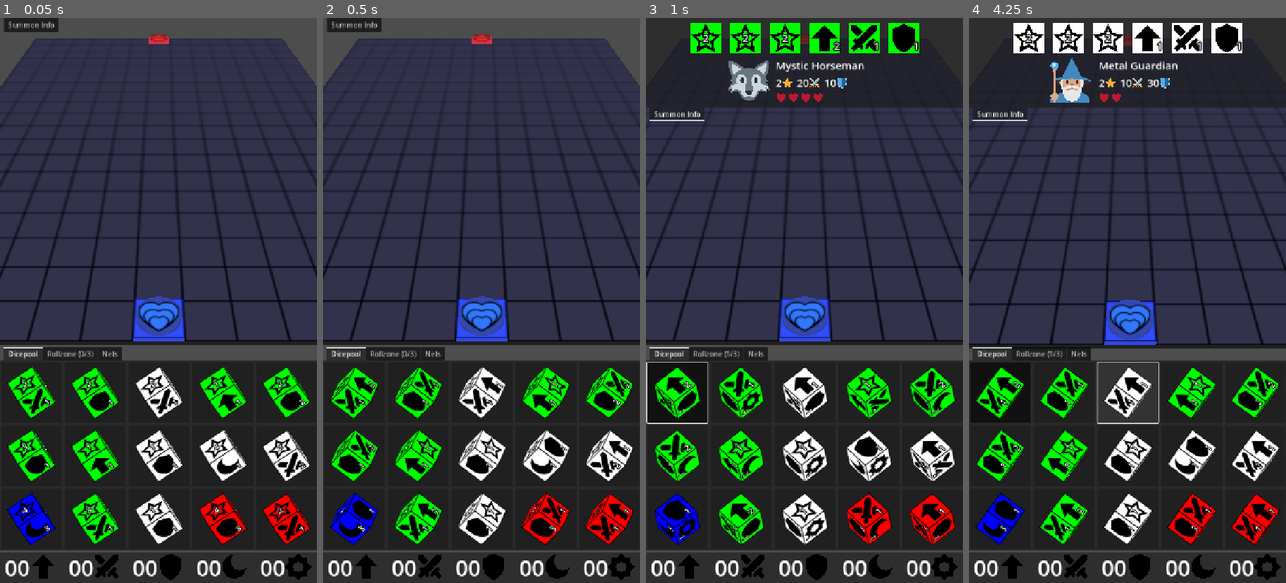
Above: before the commit, frames 1-4 (left to right).
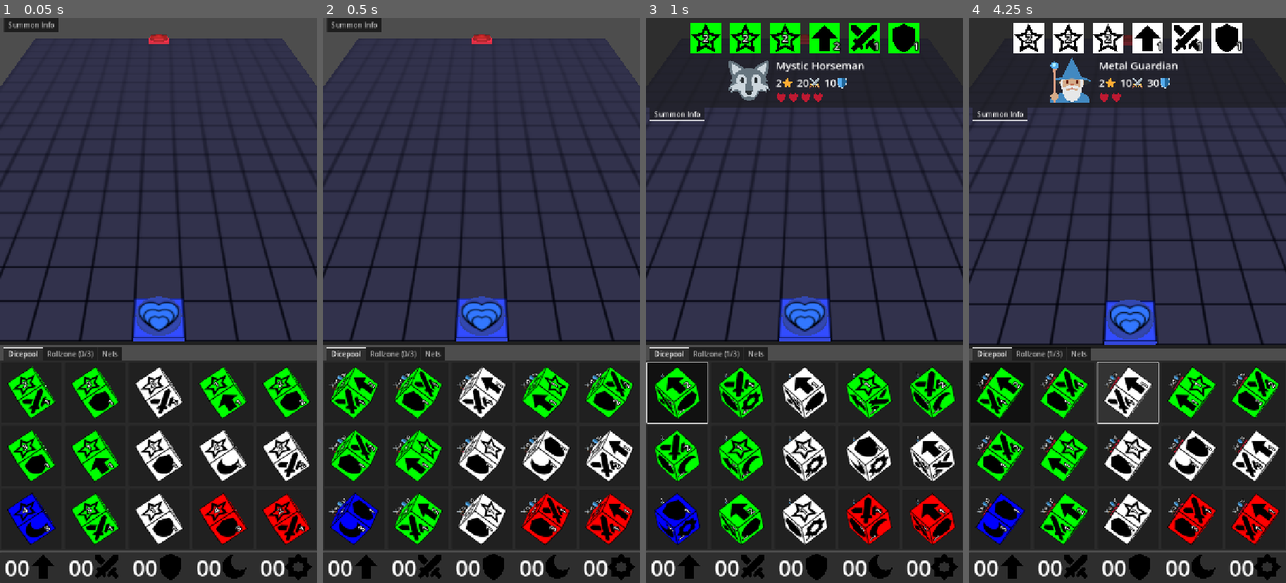
Above: after the commit, the same moments.

Repository: francocurotto/DDMre
Game: Godot game, scene res://scenes/duel.tscn
Two runs of this game, one before a commit and one after it. Both use one fixed random seed, a clock stepped at 60 frames per second and the inputs below.
Inputs (mouse positions are in pixels of both pictures, inside the frame that each line leads up to):
- Up to frame 1 (0.05 s): no input
- Up to frame 2 (0.5 s): no input
- Up to frame 3 (1 s): click (677, 390) at 0.52 s
- Up to frame 4 (4.25 s): click (1000, 390) at 1.27 s; click (1000, 390) at 2.02 s; move the mouse to (1197, 272) at 2.77 s; click (1197, 272) at 2.92 s; drag from (1064, 328) to (1111, 413) at 3.52 s

Frame 1 is identical in both runs. In frame 2, 0.5% of the frame differs, in the area x 1-88%, y 62-89%; in frame 3, less than 0.1%; in frame 4, 0.6%, in the area x 2-88%, y 62-89%.

Commit message:
progress in dimension

Diff:
--- a/source/scenes/dice/dice.gd
+++ b/source/scenes/dice/dice.gd
@@ -146,6 +146,9 @@
 		call("set_unfold_%s" % net.type)
 	else:
 		call("set_unfold_%s_fliped" % net.type)
+	summon.reparent($Sides.get_child(0), false)
+	summon.rotation = Vector3.ZERO
+	summon.position.z = 1
 	for pivot in pivots:
 		pivot.unfold(tween, pivot.sequence==pivot_sequence)
 		pivot_sequence = pivot.sequence
--- a/source/scenes/dice/dice.tscn
+++ b/source/scenes/dice/dice.tscn
@@ -43,4 +43,4 @@
 crest = "MAGIC"
 
 [node name="Summon" parent="." instance=ExtResource("7_2tv1o")]
-visible = false
+transform = Transform3D(1, 0, 0, 0, 1, 0, 0, 0, 1, 0, -0.4, 0)
--- a/source/scenes/dungobj/summon/summon_overhead/summon_overhead.tscn
+++ b/source/scenes/dungobj/summon/summon_overhead/summon_overhead.tscn
@@ -10,12 +10,10 @@
 
 [node name="AttackIcon" type="Sprite3D" parent="Attack"]
 pixel_size = 0.0004
-double_sided = false
 texture = ExtResource("1_liaia")
 
 [node name="AttackValue" type="Label3D" parent="Attack"]
 transform = Transform3D(1, 0, 0, 0, 1, 0, 0, 0, 1, 0.2, 0, 0)
-double_sided = false
 text = "40"
 
 [node name="Defense" type="Node3D" parent="."]
@@ -23,12 +21,10 @@
 
 [node name="DefenseIcon" type="Sprite3D" parent="Defense"]
 pixel_size = 0.0004
-double_sided = false
 texture = ExtResource("2_oipcs")
 
 [node name="DefenseValue" type="Label3D" parent="Defense"]
 transform = Transform3D(1, 0, 0, 0, 1, 0, 0, 0, 1, 0.2, 0, 0)
-double_sided = false
 text = "30
 "
 
@@ -37,23 +33,19 @@
 [node name="Heart1" type="Sprite3D" parent="Health"]
 transform = Transform3D(1, 0, 0, 0, 1, 0, 0, 0, 1, 0, -0.2, 0)
 pixel_size = 0.0004
-double_sided = false
 texture = ExtResource("3_oipcs")
 
 [node name="Heart2" type="Sprite3D" parent="Health"]
 transform = Transform3D(1, 0, 0, 0, 1, 0, 0, 0, 1, 0.2, -0.2, 0)
 pixel_size = 0.0004
-double_sided = false
 texture = ExtResource("3_oipcs")
 
 [node name="Heart3" type="Sprite3D" parent="Health"]
 transform = Transform3D(1, 0, 0, 0, 1, 0, 0, 0, 1, 0.4, -0.2, 0)
 pixel_size = 0.0004
-double_sided = false
 texture = ExtResource("3_oipcs")
 
 [node name="Heart4" type="Sprite3D" parent="Health"]
 transform = Transform3D(1, 0, 0, 0, 1, 0, 0, 0, 1, 0.6, -0.2, 0)
 pixel_size = 0.0004
-double_sided = false
 texture = ExtResource("3_oipcs")
Not shown, changed: TODO.md
